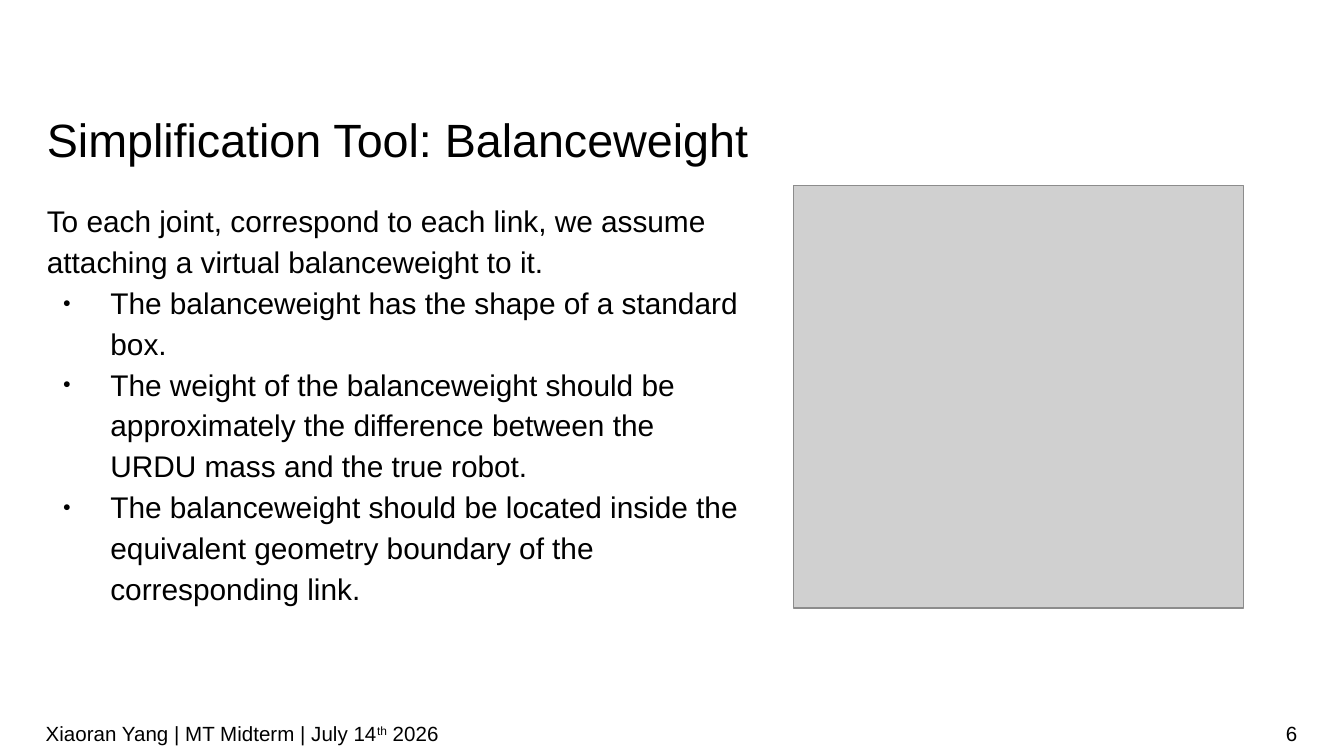
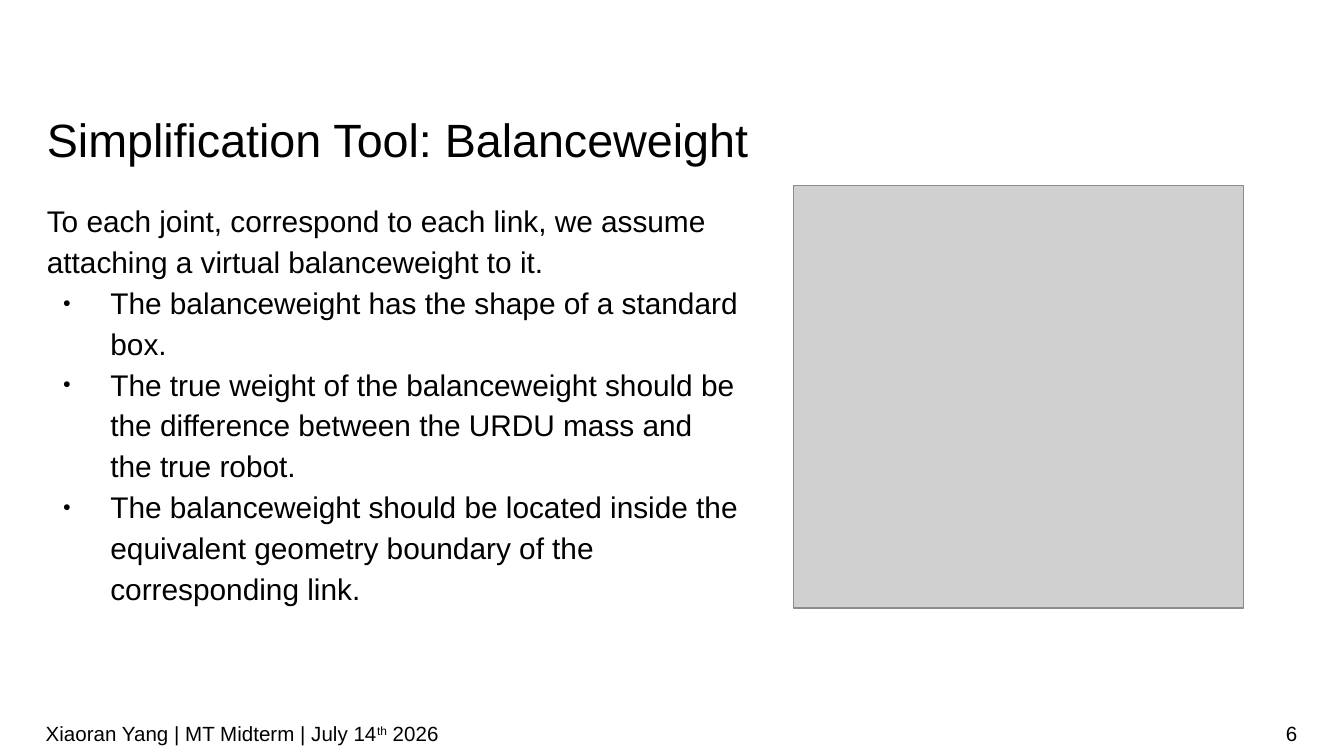
Before and after one commit to IDoccupled/identification, a slide deck: slide 6 of presentation/Midterm.odp. Drawn at 1344x756 pixels with LibreOffice and Linux fonts; fonts in the diff are those of the drawing; grey boxes stand for pictures; background and template pictures are left out. Boxes give left, top, right and bottom in pixels: in the first picture for what was removed or moved away, otherwise in the second. Text is boxed around its words. In the diff, an @@ line names an element or a change of style, - is before the commit and + after.

```diff
--- a/presentation/Midterm.odp
+++ b/presentation/Midterm.odp
@@ text at (110,374,734,478): text changed @@
-● The weight of the balanceweight should be approximately the difference between the URDU mass and the true robot.
+● The true weight of the balanceweight should be the difference between the URDU mass and the true robot.
```
Also in this commit, not shown: 5 other slides changed, 1 slide added.
